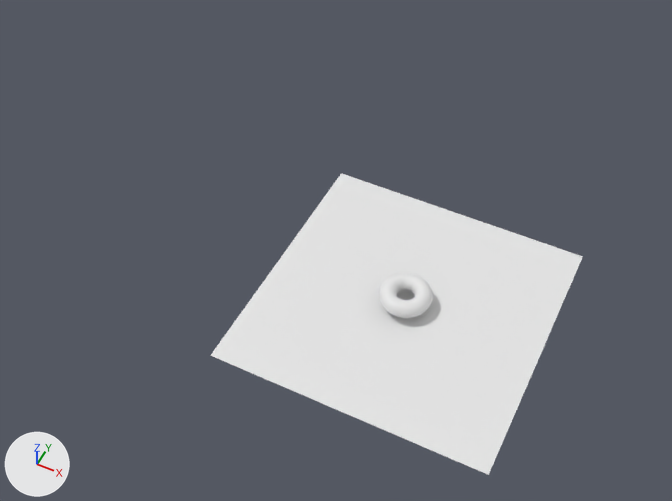
What one commit did to the Blender file untitled.blend.
One viewpoint serves both versions: a 50 mm lens placed at (11.2, -31.2, 41.3), pointed at (-5.9, 3.0, -1.4). Arrows for +X, +Y and +Z are at lower left; the lights stay in place. Materials are left out; every surface is plain grey.
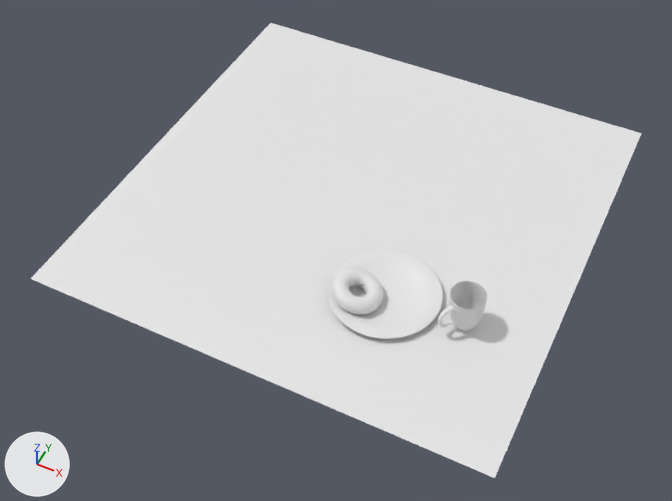
Location of each change, (x1, y1, x2, y2) in pixels of the pictures (672 x 501 px):
```json
{"object": "Plane", "change": "moved, rescaled", "before": [210, 173, 583, 475], "after": [31, 23, 642, 478], "on screen": "64% wider, 50% taller"}
{"object": "Cylinder.001", "change": "added", "after": [327, 249, 443, 339]}
{"object": "Cylinder", "change": "added", "after": [438, 281, 488, 331]}
```

The change, as JSON lines over the scene's bpy script:
```json
{"op": "add", "block": "me_cylinder_005", "code": ["me_cylinder_005 = bpy.data.meshes.new('Cylinder.005')", "me_cylinder_005.from_pydata(...)  # 80 vertices, 66 faces; spans x -7.59..-5.59, y -1.0..1.0, z -1.0..-0.89", "me_cylinder_005.polygons.foreach_set('use_smooth', [True] * 66)"]}
{"op": "add", "block": "me_cylinder_003", "code": ["me_cylinder_003 = bpy.data.meshes.new('Cylinder.003')", "me_cylinder_003.from_pydata(...)  # 292 vertices, 280 faces; spans x -0.98..1.8, y -0.98..0.98, z -1.31..1.0", "me_cylinder_003.polygons.foreach_set('use_smooth', [True] * 280)"]}
{"op": "set", "path": "ob_plane.location", "old": "(0.0, 0.0, 0.0)", "new": "(-5.91, 6.2, 0.01)"}
{"op": "set", "path": "ob_plane.scale", "old": "(7.97, 7.97, 7.97)", "new": "(14.2, 14.2, 14.2)"}
{"op": "add", "block": "ob_cylinder_001", "code": ["ob_cylinder_001 = bpy.data.objects.new('Cylinder.001', me_cylinder_005)", "ob_cylinder_001.location = (21.06, 1.94, 4.89)", "ob_cylinder_001.rotation_euler = (0.0, 0.0, 0.0879)  # degrees (0, 0, 5)", "ob_cylinder_001.scale = (3.39, 3.37, 5.04)", "_m = ob_cylinder_001.modifiers.new('Subsurf', 'SUBSURF')", "_m.levels = 2"]}
{"op": "add", "block": "ob_cylinder", "code": ["ob_cylinder = bpy.data.objects.new('Cylinder', me_cylinder_003)", "ob_cylinder.location = (3.47, 0.26, 1.38)", "ob_cylinder.rotation_euler = (0.0, 0.0, 4.167)  # degrees (0, 0, 239)", "ob_cylinder.scale = (1.04, 1.04, 1.04)", "_m = ob_cylinder.modifiers.new('Subsurf', 'SUBSURF')", "_m.levels = 5"]}
```
